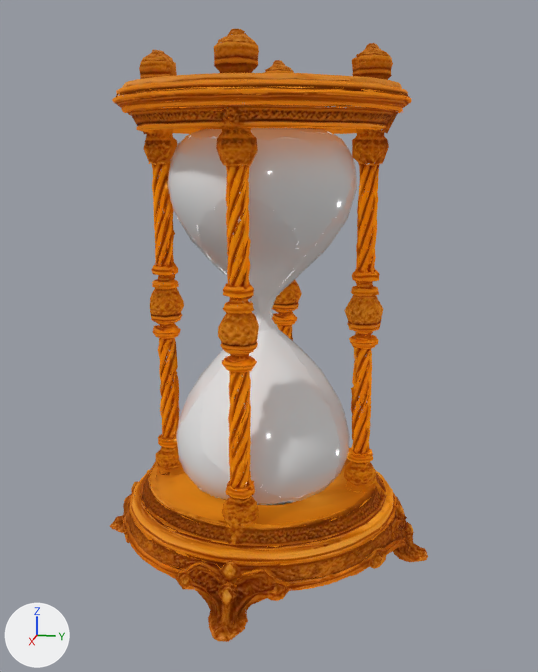
The glTF model time3.glb as it was, and as the next commit left it.
One viewpoint serves both versions: a 50 mm camera at (0.458, 0.099, 0.263) aimed at (-0.004, 0.007, 0.147). Arrows for +X, +Y and +Z are at lower left; the lights stay in place. The older version comes first. Where no turn or scale is listed for an object, it has been applied to the vertices.

Objects in the first picture: 'material_001', 'material_002'.
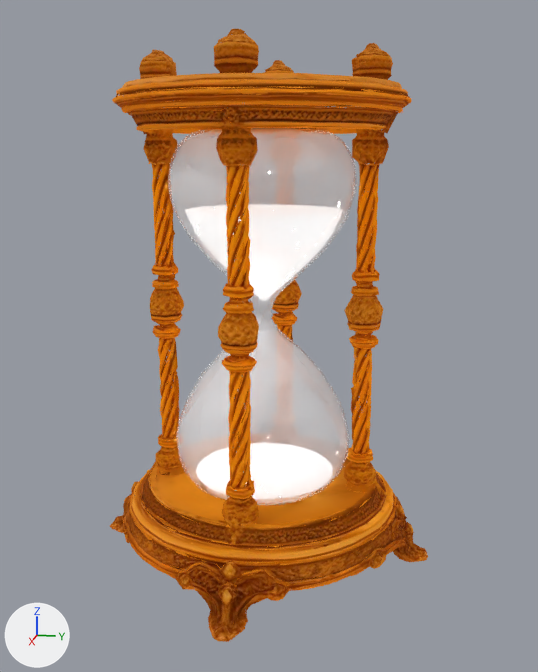
Boxes [x1, y1, x2, y2] around the edits, measured in the pictures (538 x 672 px):
```json
{"object": "material_002", "change": "recoloured", "before": [168, 128, 357, 505], "after": [168, 128, 357, 505]}
```

Edits to the scene script, one JSON object a line:
```json
{"op": "add", "block": "mat_blinn2", "code": ["mat_blinn2 = principled_material('blinn2')", "mat_blinn2.base_color = (1.0, 1.0, 1.0)  # white #ffffff", "mat_blinn2.metallic = 0.166", "mat_blinn2.roughness = 0.0", "mat_blinn2.alpha = 0.422"]}
{"block": "me_material_002", "where": "me_material_002.from_pydata(...)  # 1244 vertices, 1713 faces; spans x -0.065..0.052, y -0.057..0.06, z 0.049..0.28"}
{"op": "remove", "block": "me_material_002", "code": "me_material_002.materials.append(mat_dispersion_001)  # white #e7e7e7"}
{"op": "add", "block": "me_material_002", "code": "me_material_002.materials.append(mat_blinn2)  # white #ffffff"}
```
